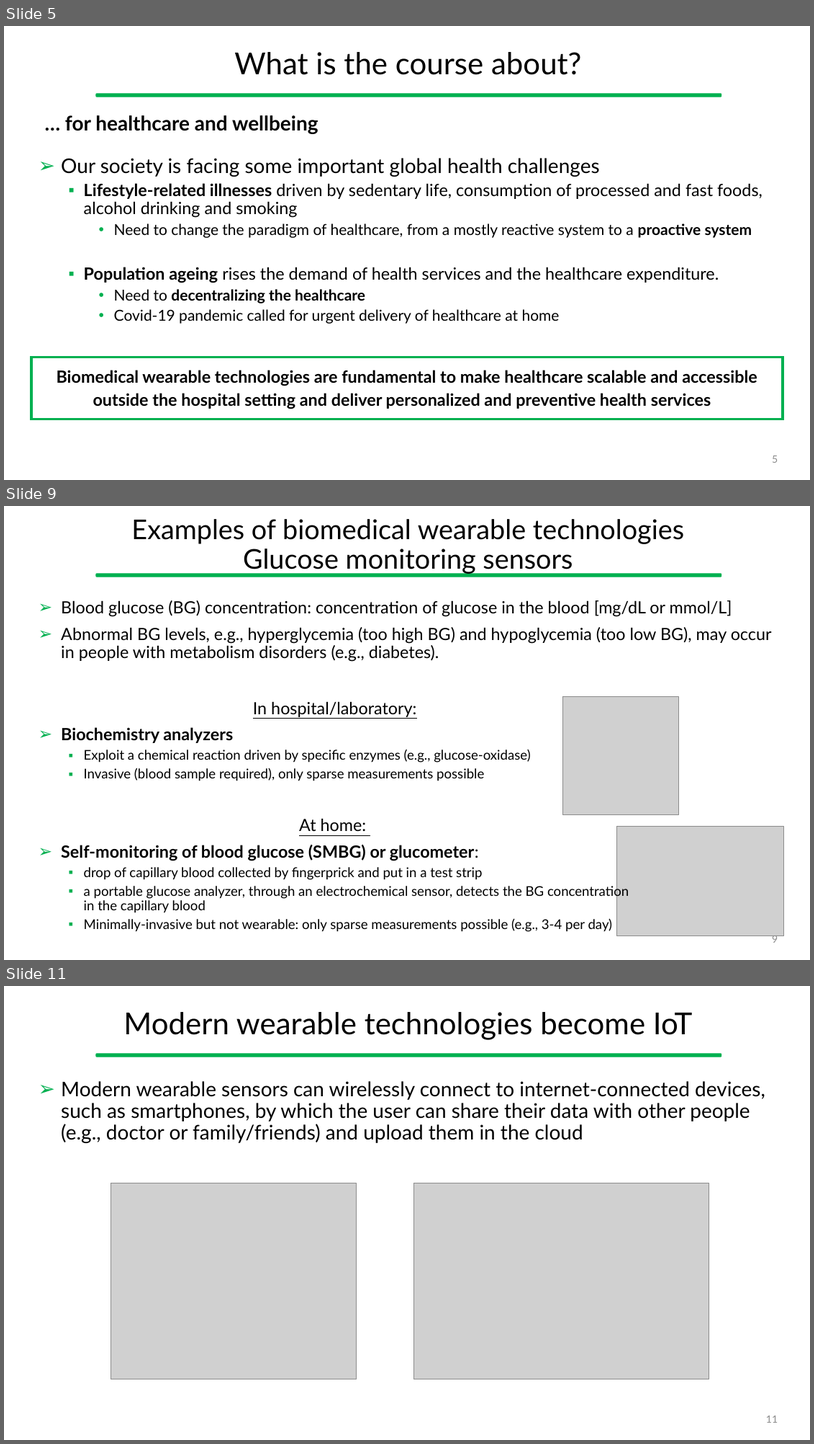
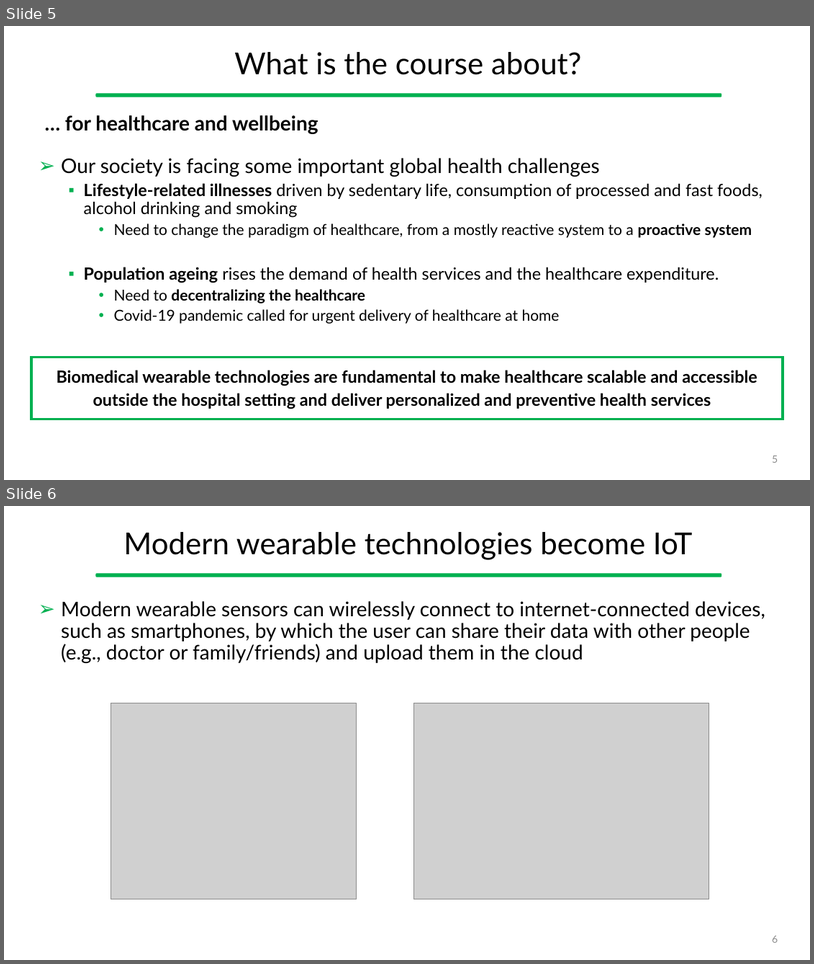
Before and after one commit to gcappon/bwthw, a slide deck: theory_01-course_introduction/theory_1-course_introduction.pptx. Shown one above the other, each under a label of ours: slides 5, 9 and 11 before the commit, slides 5 and 6 after it; the slides between them are not shown. The pictures are 814x1444 and 814x964 pixels, drawn with LibreOffice and Linux fonts; fonts in the diff are those of the drawing; grey boxes stand for pictures. Boxes give left, top, right and bottom in pixels: in the first picture for what was removed or moved away, otherwise in the second. Text is boxed around its words. In the diff, an @@ line names an element or a change of style, - is before the commit and + after.

```diff
--- a/theory_01-course_introduction/theory_1-course_introduction.pptx
+++ b/theory_01-course_introduction/theory_1-course_introduction.pptx
@@ slide 9 removed at [4, 506, 810, 960], background #FFFFFF; not listed: 1 template element that a slide beside it also shows @@
@@ title removed at [131, 519, 684, 574] @@
-Examples of biomedical wearable technologies
-Glucose monitoring sensors
@@ text removed at [61, 600, 772, 662] @@
-➢ Blood glucose (BG) concentration: concentration of glucose in the blood [mg/dL or mmol/L]
-➢ Abnormal BG levels, e.g., hyperglycemia (too high BG) and hypoglycemia (too low BG), may occur in people with metabolism disorders (e.g., diabetes).
@@ picture removed at [563, 697, 679, 815] @@
@@ text removed at [61, 701, 629, 932] @@
-In hospital/laboratory:
-➢ Biochemistry analyzers
-  ▪ Exploit a chemical reaction driven by specific enzymes (e.g., glucose-oxidase)
-  ▪ Invasive (blood sample required), only sparse measurements possible
-At home:
-➢ Self-monitoring of blood glucose (SMBG) or glucometer:
-  ▪ drop of capillary blood collected by fingerprick and put in a test strip
-  ▪ a portable glucose analyzer, through an electrochemical sensor, detects the BG concentration in the capillary blood
-  ▪ Minimally-invasive but not wearable: only sparse measurements possible (e.g., 3-4 per day)
@@ picture removed at [617, 826, 784, 936] @@
@@ page number removed at [772, 935, 778, 942] @@
-9
@@ what was slide 11 is now slide 6 @@
@@ page number at [772, 935, 778, 942]: text changed @@
-11
+6
```
Also in this commit, not shown: 5 slides changed, 13 other slides removed, 13 other files.
